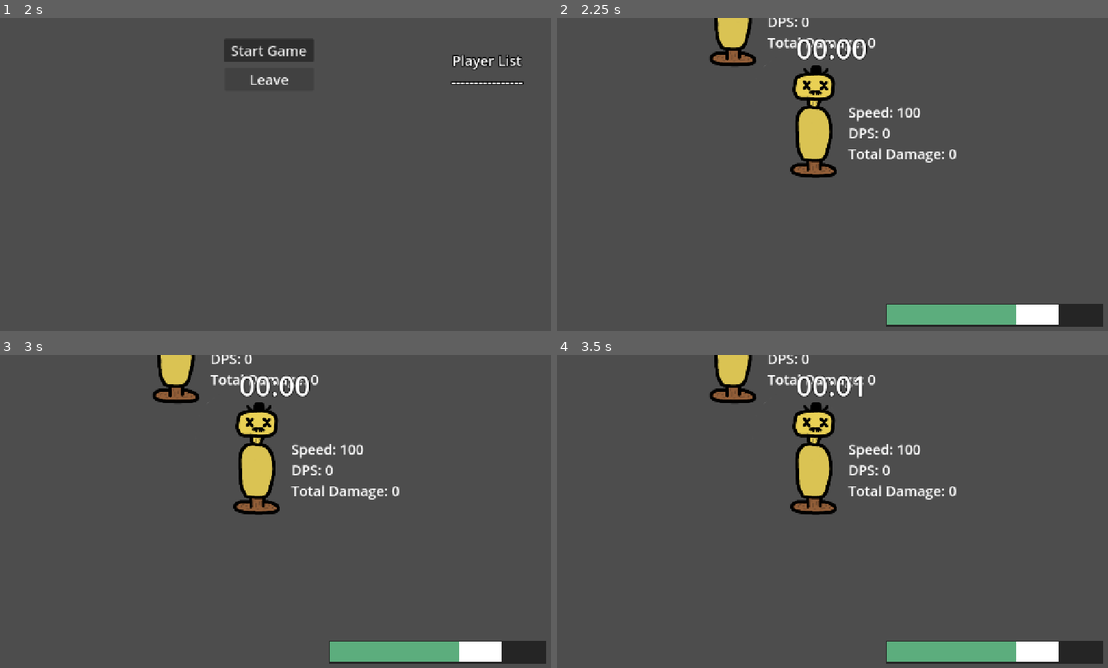
Above: before the commit, frames 1-4 (two rows, left to right).
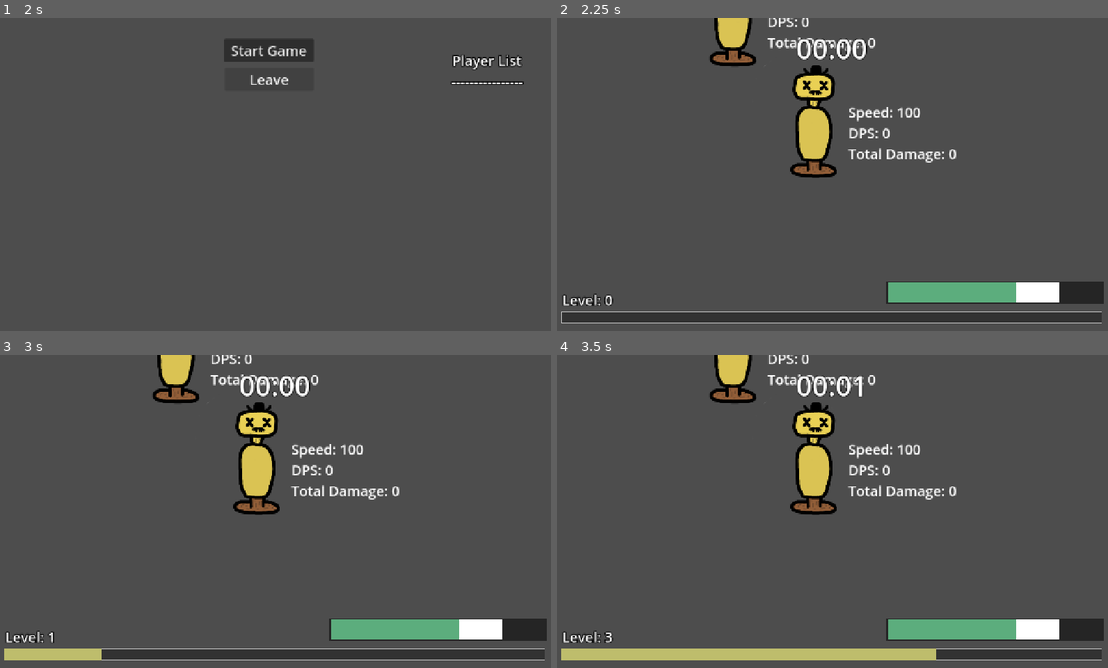
Above: after the commit, the same moments.

Repository: YummyBerry1108/P.A.L
Game: Godot game, scene res://scenes/menu.tscn
The game is run twice, just before and just after one commit, with the same random seed, the same clock (stepped at 60 frames per second) and the same inputs.
Inputs (mouse positions are in pixels of both pictures, inside the frame that each line leads up to):
- Up to frame 1 (2 s): click (275, 177) at 0.52 s; type "Alex" at 0.6 s; click "Client" at 1.25 s
- Up to frame 2 (2.25 s): click "Start Game" at 2 s
- Up to frame 3 (3 s): tap Enter at 2.75 s; move the mouse to (396, 495) at 2.77 s; hold D (right) from 2.78 s (still down); hold E (get_exp, bound only after the commit) from 2.78 s (still down)
- Up to frame 4 (3.5 s): keep holding D (right); keep holding E (get_exp, bound only after the commit)

Frame 1 is identical in both runs. In frame 2, 7.9% of the frame differs, in the area x 0-100%, y 84-99%; in frame 3, 7.9%; in frame 4, 7.9%.

Commit message:
exp bar ui and add experience function

Diff:
--- a/project.godot
+++ b/project.godot
@@ -59,6 +59,11 @@
 "events": [Object(InputEventKey,"resource_local_to_scene":false,"resource_name":"","device":-1,"window_id":0,"alt_press …(192 unchanged characters)…
 ]
 }
+get_exp={
+"deadzone": 0.2,
+"events": [Object(InputEventKey,"resource_local_to_scene":false,"resource_name":"","device":-1,"window_id":0,"alt_pressed":false,"shift_pressed":false,"ctrl_pressed":false,"meta_pressed":false,"pressed":false,"keycode":0,"physical_keycode":69,"key_label":0,"unicode":101,"location":0,"echo":false,"script":null)
+]
+}
 
 [layer_names]
 
--- a/scenes/main.tscn
+++ b/scenes/main.tscn
@@ -1,8 +1,24 @@
-[gd_scene load_steps=7 format=3 uid="uid://mjpbg0kpp31x"]
+[gd_scene load_steps=10 format=3 uid="uid://mjpbg0kpp31x"]
 
 [ext_resource type="PackedScene" uid="uid://bj866ltlivhuw" path="res://scenes/etc/Dummy.tscn" id="1_0wfyh"]
 [ext_resource type="Script" uid="uid://dsdcddtelx5u8" path="res://scripts/main.gd" id="1_tipki"]
 [ext_resource type="PackedScene" uid="uid://nj4em35bb2li" path="res://scenes/ui/health_bar.tscn" id="8_85g3d"]
+
+[sub_resource type="StyleBoxFlat" id="StyleBoxFlat_sugp2"]
+bg_color = Color(0.197937, 0.197937, 0.197937, 1)
+border_width_left = 2
+border_width_top = 2
+border_width_right = 2
+border_width_bottom = 2
+
+[sub_resource type="StyleBoxFlat" id="StyleBoxFlat_jyhfs"]
+bg_color = Color(0.743349, 0.742466, 0.425433, 1)
+border_color = Color(0.0687983, 0.0687983, 0.0687982, 1)
+
+[sub_resource type="LabelSettings" id="LabelSettings_jyhfs"]
+font_size = 32
+outline_size = 8
+outline_color = Color(0, 0, 0, 1)
 
 [sub_resource type="LabelSettings" id="LabelSettings_sugp2"]
 font_size = 32
@@ -19,6 +35,15 @@
 properties/0/path = NodePath(".:text")
 properties/0/spawn = true
 properties/0/replication_mode = 2
+properties/1/path = NodePath("../ExpLabel:text")
+properties/1/spawn = true
+properties/1/replication_mode = 2
+properties/2/path = NodePath("../ExpBar:value")
+properties/2/spawn = true
+properties/2/replication_mode = 2
+properties/3/path = NodePath("../ExpBar:max_value")
+properties/3/spawn = true
+properties/3/replication_mode = 2
 
 [node name="Main" type="Node2D"]
 script = ExtResource("1_tipki")
@@ -37,12 +62,34 @@
 anchor_top = 1.0
 anchor_right = 1.0
 anchor_bottom = 1.0
-offset_left = -511.0
-offset_top = -60.0
-offset_right = -19.0
-offset_bottom = -15.0
+offset_left = -510.0
+offset_top = -112.0
+offset_right = -18.0
+offset_bottom = -67.0
 grow_horizontal = 0
 grow_vertical = 0
+
+[node name="ExpBar" type="ProgressBar" parent="UI"]
+z_index = 5
+z_as_relative = false
+offset_left = 18.0
+offset_top = 675.0
+offset_right = 1263.0
+offset_bottom = 702.0
+theme_override_constants/outline_size = 4
+theme_override_styles/background = SubResource("StyleBoxFlat_sugp2")
+theme_override_styles/fill = SubResource("StyleBoxFlat_jyhfs")
+max_value = 10.0
+value = 10.0
+show_percentage = false
+
+[node name="ExpLabel" type="Label" parent="UI"]
+offset_left = 21.0
+offset_top = 625.0
+offset_right = 110.0
+offset_bottom = 670.0
+text = "Level:"
+label_settings = SubResource("LabelSettings_jyhfs")
 
 [node name="SpectateLabel" type="Label" parent="UI"]
 offset_left = 38.0
@@ -66,7 +113,8 @@
 horizontal_alignment = 1
 vertical_alignment = 1
 
-[node name="MultiplayerSynchronizer" type="MultiplayerSynchronizer" parent="UI/TimeLabel"]
+[node name="MultiplayerSynchronizer" type="MultiplayerSynchronizer" parent="UI"]
+root_path = NodePath("../TimeLabel")
 replication_config = SubResource("SceneReplicationConfig_tefeu")
 
 [node name="EnemyContainer" type="Node2D" parent="."]
--- a/scripts/enemies/enemy.gd
+++ b/scripts/enemies/enemy.gd
@@ -15,6 +15,7 @@
 var speed_multiplier: float = 1.0
 var direction: Vector2 = Vector2.ZERO
 var damage: float = 10.0
+var exp_give: int = 1
 
 func _ready() -> void:
 	if texture:
@@ -56,15 +57,7 @@
 	if hp <= 0 and multiplayer.is_server():
 		die()
 
-func resize_to(target_width: float, target_height: float) -> void:
-	if texture:
-		var original_size = texture.get_size()
-
-		var scale_x = target_width / original_size.x
-		var scale_y = target_height / original_size.y
-
-		scale = Vector2(scale_x, scale_y)
-
+## find player by group, return the nearest player's position
 func get_nearest_player() -> Vector2:
 	var min_distance: float = INF
 	var res: Vector2 = Vector2.ZERO
--- a/scripts/main.gd
+++ b/scripts/main.gd
@@ -1,6 +1,8 @@
 extends Node2D
 
 @onready var health_bar: ProgressBar = $UI/HealthBar
+@onready var exp_bar: ProgressBar = $UI/ExpBar
+@onready var exp_label: Label = $UI/ExpLabel
 @onready var time_label: Label = $UI/TimeLabel
 @onready var spectate_label: Label = $UI/SpectateLabel
 @onready var player_container: Node2D = $PlayerContainer
@@ -14,6 +16,9 @@
 var time_elapsed: float = 0.0
 var is_timer_running: bool = true
 
+var exp: int = 0
+var level: int = 0
+
 func _ready() -> void:
 	Lobby.player_loaded.rpc_id(1) # Tell server this client is ready
 	Lobby.server_disconnected.connect(_on_server_disconnected)
@@ -21,6 +26,8 @@
 	player_spawner.spawned.connect(_on_player_spawned)
 	enemy_spawner.spawned.connect(_on_enemy_spawned)
 
+	exp_bar.value = exp
+	exp_label.text = "Level: 0"
 	spectate_label.hide()
 
 func _process(delta: float) -> void:
@@ -30,6 +37,9 @@
 
 	if multiplayer.is_server() and Input.is_action_pressed("force_game_over"):
 		_game_over()
+
+	if Input.is_action_pressed("get_exp"):
+		_add_experience(1)
 
 func _update_timer_ui() -> void:
 	if not multiplayer.is_server():
@@ -44,9 +54,33 @@
 	spectate_label.text = "Spectating: " + new_text
 	spectate_label.show()
 
+func _add_experience(exp_value: int) -> void:
+	if not multiplayer.is_server():
+		return
+
+	while exp_value > 0:
+		if exp_bar.value + exp_value > exp_bar.max_value:
+			exp_value = exp_bar.value + exp_value - exp_bar.max_value
+			exp_bar.value = exp_bar.max_value
+		else:
+			exp_bar.value += exp_value
+			exp_value = 0
+
+		if exp_bar.value == exp_bar.max_value:
+			_level_up()
+
+func _level_up() -> void:
+	level += 1
+	exp_bar.max_value = int(exp_bar.max_value * 1.1)
+	exp_bar.value = 0
+	exp_label.text = "Level: " + str(level)
+
 func _on_enemy_spawned(_enemy: Enemy) -> void:
 	pass
 
+## give exp to main game
+func _on_enemy_died(enemy: Enemy) -> void:
+	pass
 # Called only on the server.
 func _add_player_node(id: int) -> void:
 	var player: Player = player_scene.instantiate()
@@ -93,13 +127,12 @@
 		disconnect_player.remove_from_group("players")
 	_check_game_over()
 
+func _on_server_disconnected() -> void:
+	get_tree().change_scene_to_file("res://scenes/menu.tscn")
+
 func _check_game_over() -> void:
 	if player_died_amount == player_amount:
 		_game_over()
-
-func _on_server_disconnected() -> void:
-	get_tree().change_scene_to_file("res://scenes/menu.tscn")
-
 
 func _game_over() -> void:
 	if multiplayer.is_server():
--- a/scripts/player/projectiles.gd
+++ b/scripts/player/projectiles.gd
@@ -10,7 +10,7 @@
 	new_projectile.global_position = owner.global_position
 	new_projectile.global_rotation = projectile_global_rotation
 	if multiplayer.is_server():
-		new_projectile.damage = skill_data.poojectile_damage + owner.damage
+		new_projectile.damage = skill_data.projectile_damage + owner.damage
 		new_projectile.crit_chance = skill_data.crit_chance
 		new_projectile.crit_damage_multiplier = skill_data.crit_damage_multiplier
 		new_projectile.status_effects = skill_data.status_effects
--- a/scripts/skills/skill_data.gd
+++ b/scripts/skills/skill_data.gd
@@ -14,7 +14,7 @@
 @export_range(0, 360) var arc_increment: float = 30
 
 @export_category("ProjectileSetting")
-@export var poojectile_damage: float = 10.0
+@export var projectile_damage: float = 10.0
 @export var status_effects: Array[StatusEffectRes] = []
 @export_group("CriticalHitSetting")
 @export_range(0.0, 1.0, 0.01) var crit_chance: float = 0
